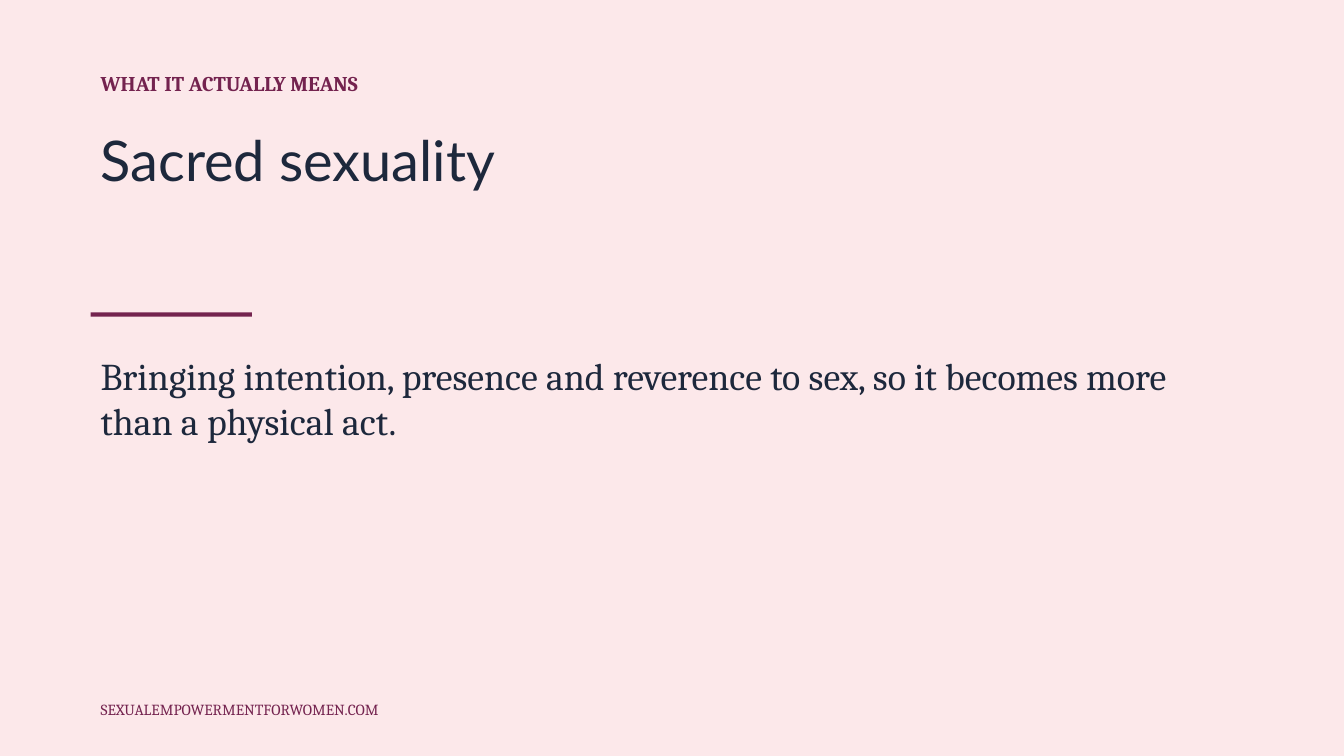
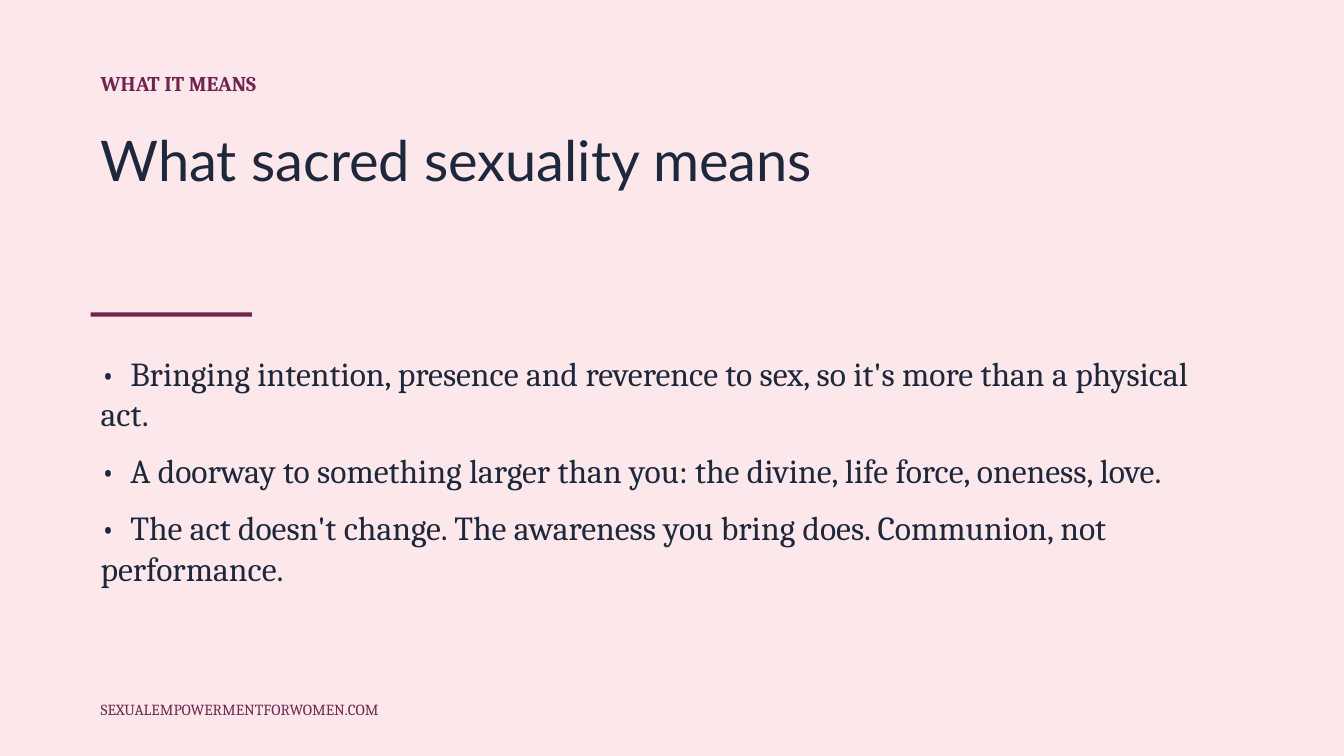
Before and after one commit to tarisha-starr/GitHub-folder, a slide deck: slide 2 of content/sessions/slides/Spirituality-in-Sexuality-Research.pptx. Drawn at 1344x756 pixels with LibreOffice and Linux fonts; fonts in the diff are those of the drawing. Boxes give left, top, right and bottom in pixels: in the first picture for what was removed or moved away, otherwise in the second. Text is boxed around its words. In the diff, an @@ line names an element or a change of style, - is before the commit and + after.

```diff
--- a/content/sessions/slides/Spirituality-in-Sexuality-Research.pptx
+++ b/content/sessions/slides/Spirituality-in-Sexuality-Research.pptx
@@ text at [101, 77, 256, 91]: text changed @@
-WHAT IT ACTUALLY MEANS
+WHAT IT MEANS
@@ text at [101, 139, 812, 191]: text changed @@
-Sacred sexuality
+What sacred sexuality means
@@ text at [101, 362, 1188, 588]: text changed; size 27 to 24 pt @@
-Bringing intention, presence and reverence to sex, so it becomes more than a physical act.
+• Bringing intention, presence and reverence to sex, so it's more than a physical act.
+• A doorway to something larger than you: the divine, life force, oneness, love.
+• The act doesn't change. The awareness you bring does. Communion, not performance.
```
Also in this commit, not shown: 4 other slides changed, 6 slides removed, 1 other file.
